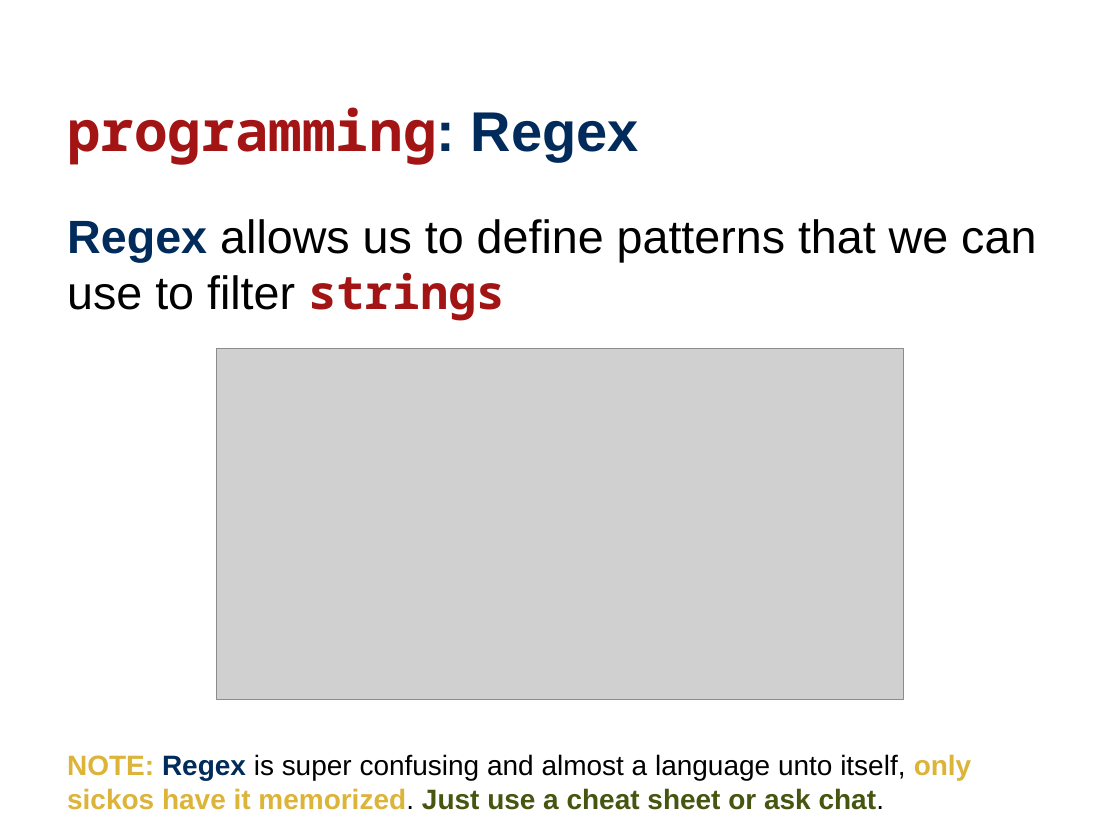
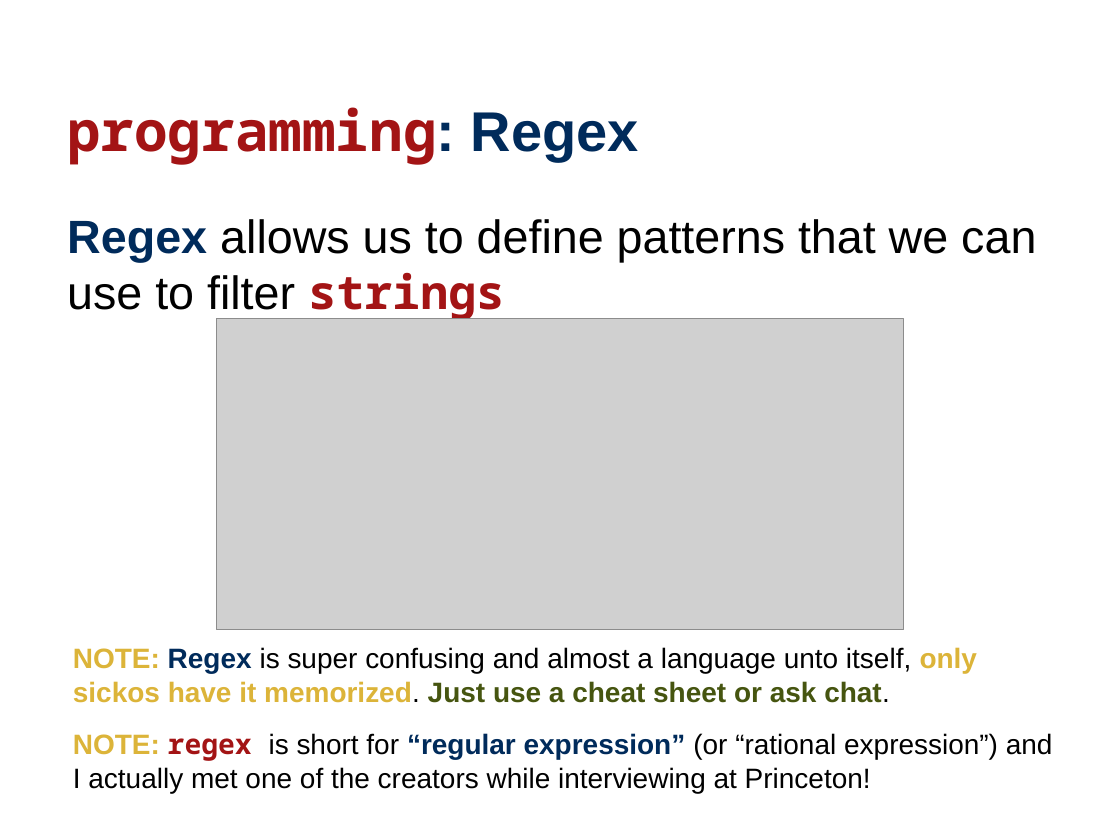
Before and after one commit to wtheisen/nd-cse-10124-lectures, a slide deck: slide 21 of Blank/Lecture_04_ Tokenization.pptx (slide 14 before the commit). Drawn at 1120x840 pixels with LibreOffice and Linux fonts; fonts in the diff are those of the drawing; grey boxes stand for pictures. Boxes give left, top, right and bottom in pixels: in the first picture for what was removed or moved away, otherwise in the second. Text is boxed around its words. In the diff, an @@ line names an element or a change of style, - is before the commit and + after.

```diff
--- a/Blank/Lecture_04_ Tokenization.pptx
+++ b/Blank/Lecture_04_ Tokenization.pptx
@@ picture: place and size @@
-picture at (216,348,904,699)
+picture at (216,319,904,629)
@@ text "NOTE: Regex is super confusing ...": place and size @@
-text "NOTE: Regex is super confusing ..." at (67,754,971,810)
+text "NOTE: Regex is super confusing ..." at (73,647,977,703)
@@ text added at (73,733,1053,793), 18 pt, text #000000 @@
+NOTE: regex is short for “regular expression” (or “rational expression”) and I actually met one of the creators while interviewing at Princeton!
```
Also in this commit, not shown: 7 other slides changed, 7 slides added, 1 slide removed, 2 other files.
